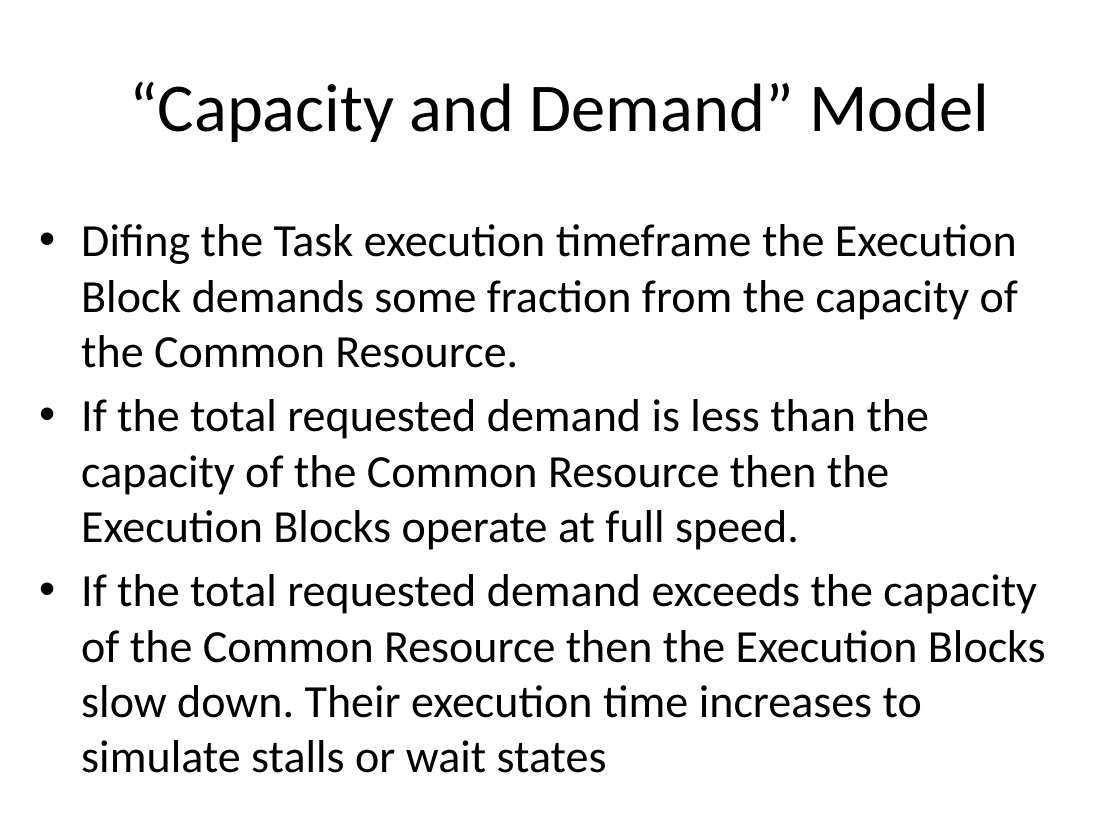
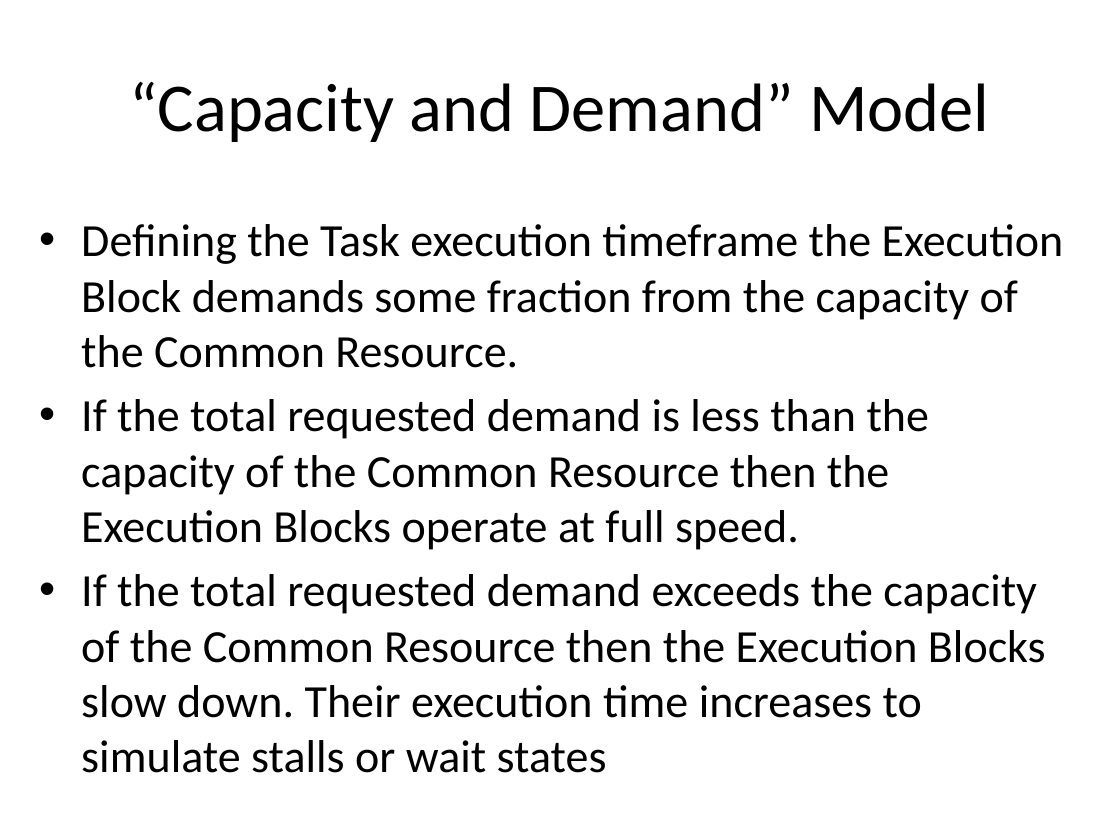
Before and after one commit to timurkelin/simschd, a slide deck: slide 11 of doc/simschd.pptx. Drawn at 1120x840 pixels with LibreOffice and Linux fonts; fonts in the diff are those of the drawing; background and template pictures are left out. Boxes give left, top, right and bottom in pixels: in the first picture for what was removed or moved away, otherwise in the second. Text is boxed around its words. In the diff, an @@ line names an element or a change of style, - is before the commit and + after.

Commit message:
Update

```diff
--- a/doc/simschd.pptx
+++ b/doc/simschd.pptx
@@ text at <box>81,224,1064,368</box>: text changed @@
-• Difing the Task execution timeframe the Execution Block demands some fraction from the capacity of the Common Resource.
+• Defining the Task execution timeframe the Execution Block demands some fraction from the capacity of the Common Resource.
```
Also in this commit, not shown: 11 slides added.
